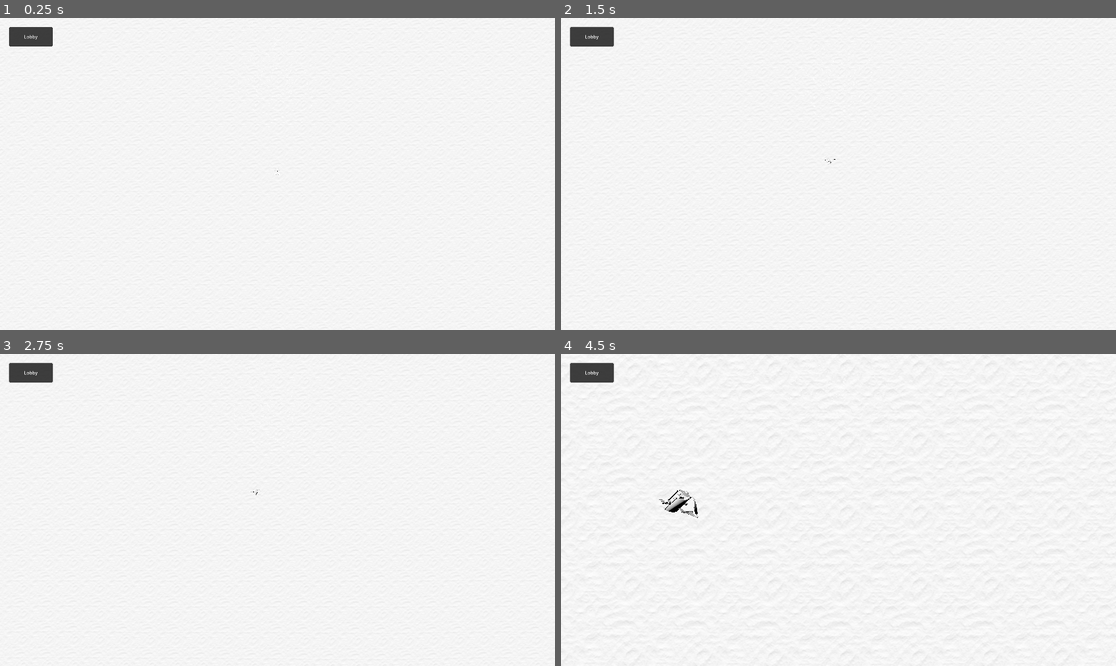
Above: before the commit, frames 1-4 (two rows, left to right).
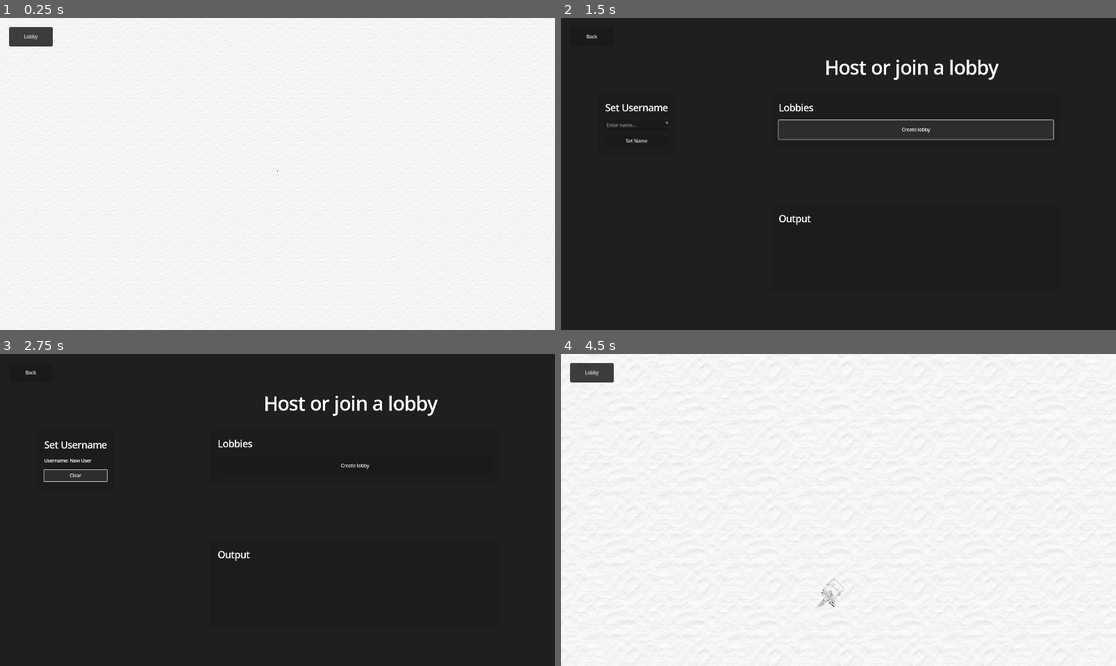
Above: after the commit, the same moments.

Repository: jakevanhalder/Pirates
Game: Godot game, scene res://scenes/game/Main.tscn
Two runs of this game, one before a commit and one after it. Both use one fixed random seed, a clock stepped at 60 frames per second and the inputs below. Before the commit the project starts from res://scenes/Main.tscn.
Inputs (mouse positions are in pixels of both pictures, inside the frame that each line leads up to):
- Up to frame 1 (0.25 s): no input
- Up to frame 2 (1.5 s): click "Lobby" at 0.5 s; click (916, 130) at 1.25 s, where only the run after the commit has a clickable "Create lobby"
- Up to frame 3 (2.75 s): click (77, 475) at 2 s, where only the run after the commit has a clickable "Set Name"
- Up to frame 4 (4.5 s): click (638, 475) at 2.75 s, where only the run after the commit has a clickable "Clear"; click (594, 372) at 3.5 s, where only the run after the commit has a clickable "Back"; tap Enter at 4.25 s; move the mouse to (810, 572) at 4.27 s; hold Up (ui_up) from 4.28 s (still down); hold Mouse wheel up (zoom_in) from 4.28 s (still down); click (810, 572) at 4.42 s

The runs differ from the first frame. In frame 1, less than 0.1% of the frame differs, in the area x 4-7%, y 5-7%; in frame 2, 99%, in the area x 0-100%, y 0-100%; in frame 3, 99%; in frame 4, 0.4%.

Commit message:
Implement base ui controls for game lobby user flow.

Diff:
--- a/game/project.godot
+++ b/game/project.godot
@@ -11,7 +11,7 @@
 [application]
 
 config/name="Pirates!"
-run/main_scene="res://scenes/Main.tscn"
+run/main_scene="res://scenes/game/Main.tscn"
 config/features=PackedStringArray("4.2", "Forward Plus")
 config/icon="res://icon.svg"
 
@@ -23,6 +23,10 @@
 [filesystem]
 
 import/fbx/enabled=false
+
+[gui]
+
+theme/default_font_multichannel_signed_distance_field=true
 
 [input]
 
--- a/game/scenes/Main.tscn
+++ b/game/scenes/game/Main.tscn
@@ -1,9 +1,9 @@
 [gd_scene load_steps=5 format=3 uid="uid://bmb84q275kof3"]
 
-[ext_resource type="PackedScene" uid="uid://obm26pf37jqd" path="res://scenes/RTSCamera.tscn" id="1_37nm4"]
-[ext_resource type="PackedScene" uid="uid://i63cnj8gkumo" path="res://scenes/WaterPlane.tscn" id="1_ikrn6"]
-[ext_resource type="PackedScene" uid="uid://m1y7lrsq4xkf" path="res://scenes/PlayerShip.tscn" id="3_416h7"]
-[ext_resource type="PackedScene" uid="uid://ccni3tahsnknh" path="res://ui/lobby/ConnectionPanel.tscn" id="4_yqfn5"]
+[ext_resource type="PackedScene" uid="uid://obm26pf37jqd" path="res://scenes/game/RTSCamera.tscn" id="1_37nm4"]
+[ext_resource type="PackedScene" uid="uid://i63cnj8gkumo" path="res://scenes/game/WaterPlane.tscn" id="1_ikrn6"]
+[ext_resource type="PackedScene" uid="uid://m1y7lrsq4xkf" path="res://scenes/game/PlayerShip.tscn" id="3_416h7"]
+[ext_resource type="PackedScene" uid="uid://ccni3tahsnknh" path="res://ui/game/LobbyButton.tscn" id="4_yqfn5"]
 
 [node name="World" type="Node3D"]
 
--- a/game/scenes/PlayerShip.tscn
+++ b/game/scenes/game/PlayerShip.tscn
@@ -1,7 +1,7 @@
 [gd_scene load_steps=4 format=3 uid="uid://m1y7lrsq4xkf"]
 
 [ext_resource type="PackedScene" uid="uid://dveuujr8dipfx" path="res://assets/models/GLB/ship-small.glb" id="1_j7cel"]
-[ext_resource type="Script" path="res://scripts/player_movement.gd" id="1_xoiuq"]
+[ext_resource type="Script" path="res://scripts/game/player_movement.gd" id="1_xoiuq"]
 
 [sub_resource type="BoxShape3D" id="BoxShape3D_827u4"]
 size = Vector3(0.200043, 0.470215, 0.481201)
--- a/game/scenes/RTSCamera.tscn
+++ b/game/scenes/game/RTSCamera.tscn
@@ -1,6 +1,6 @@
 [gd_scene load_steps=2 format=3 uid="uid://obm26pf37jqd"]
 
-[ext_resource type="Script" path="res://scripts/RTS_camera.gd" id="1_mwtui"]
+[ext_resource type="Script" path="res://scripts/game/RTS_camera.gd" id="1_mwtui"]
 
 [node name="RtsCamera" type="Node3D"]
 script = ExtResource("1_mwtui")
--- /dev/null
+++ b/game/scenes/lobby/Lobby.tscn
@@ -0,0 +1,54 @@
+[gd_scene load_steps=5 format=3 uid="uid://chc4ueto21hvo"]
+
+[ext_resource type="Script" path="res://scripts/lobby/BackButton.gd" id="1_23dqk"]
+[ext_resource type="PackedScene" uid="uid://bw7r7bd4iaccr" path="res://ui/lobby/UserName.tscn" id="2_2g8rs"]
+[ext_resource type="PackedScene" uid="uid://ddhwfnqk25qln" path="res://ui/lobby/LobbiesPanel.tscn" id="3_31ki0"]
+[ext_resource type="PackedScene" uid="uid://bpuk7rq1iel6c" path="res://ui/lobby/OutputPanel.tscn" id="4_ec85s"]
+
+[node name="Lobby" type="Node2D"]
+
+[node name="ColorRect" type="ColorRect" parent="."]
+offset_right = 1920.0
+offset_bottom = 1080.0
+color = Color(0.122252, 0.122252, 0.122252, 1)
+
+[node name="UI" type="CanvasLayer" parent="."]
+
+[node name="MainMenuPanel" type="PanelContainer" parent="UI"]
+offset_left = 32.0
+offset_top = 32.0
+offset_right = 182.0
+offset_bottom = 98.0
+
+[node name="BackButton" type="Button" parent="UI/MainMenuPanel"]
+layout_mode = 2
+text = "Back"
+script = ExtResource("1_23dqk")
+
+[node name="OutputPanel" parent="UI" instance=ExtResource("4_ec85s")]
+offset_left = 728.0
+offset_top = 648.0
+offset_right = 1728.0
+offset_bottom = 948.0
+
+[node name="LobbiesPanel" parent="UI" instance=ExtResource("3_31ki0")]
+offset_left = 728.0
+offset_top = 264.0
+offset_right = 1728.0
+offset_bottom = 445.0
+
+[node name="ConnectPanel" parent="UI" instance=ExtResource("2_2g8rs")]
+offset_left = 128.0
+offset_top = 264.0
+offset_right = 395.0
+offset_bottom = 471.0
+
+[node name="TitleLabel" type="Label" parent="UI"]
+offset_left = 912.0
+offset_top = 128.0
+offset_right = 1513.0
+offset_bottom = 218.0
+theme_override_font_sizes/font_size = 64
+text = "Host or join a lobby"
+
+[connection signal="pressed" from="UI/MainMenuPanel/BackButton" to="UI/MainMenuPanel/BackButton" method="_on_pressed"]
--- /dev/null
+++ b/game/scripts/lobby/BackButton.gd
@@ -0,0 +1,4 @@
+extends Button
+
+func _on_pressed() -> void:
+	get_tree().change_scene_to_file("res://scenes/game/Main.tscn")
--- /dev/null
+++ b/game/scripts/lobby/ServerConnectButton.gd
@@ -0,0 +1,19 @@
+extends Button
+
+@onready var user_name_textbox: TextEdit = $"../TextEdit"
+@onready var user_label: Label = $"../UsernameLabel"
+
+func _on_pressed() -> void:
+	var name = user_name_textbox.text.strip_edges()
+	if name == "":
+		name = "New User"
+
+	if self.text == "Clear":
+		self.text = "Set Name"
+		user_label.visible = false
+		user_name_textbox.visible = true
+	else:
+		self.text = "Clear"
+		user_name_textbox.visible = false
+		user_label.visible = true
+		user_label.text = "Username: " + name
--- /dev/null
+++ b/game/scripts/lobby/VBoxContainer.gd
@@ -0,0 +1,25 @@
+extends VBoxContainer
+
+func _ready() -> void:
+	add_to_group("user_list")
+
+func add_user_label(text: String) -> void:
+	text = text.strip_edges()
+	if text == "":
+		return
+	for child in get_children():
+		if child is Label and child.text == text:
+			return
+	var label = Label.new()
+	label.text = text
+	add_child(label)
+
+func remove_user_label(text: String) -> void:
+	text = text.strip_edges()
+	if text == "":
+		return
+	# find the first label with matching text and free it
+	for child in get_children():
+		if child is Label and child.text == text:
+			child.queue_free()
+			return
--- /dev/null
+++ b/game/ui/game/LobbyButton.gd
@@ -0,0 +1,4 @@
+extends Button
+
+func _on_pressed() -> void:
+	get_tree().change_scene_to_file("res://scenes/lobby/Lobby.tscn")
--- /dev/null
+++ b/game/ui/game/LobbyButton.tscn
@@ -0,0 +1,14 @@
+[gd_scene load_steps=2 format=3 uid="uid://ccni3tahsnknh"]
+
+[ext_resource type="Script" path="res://ui/game/LobbyButton.gd" id="1_jmggi"]
+
+[node name="ConnectionPanel" type="PanelContainer"]
+offset_right = 150.0
+offset_bottom = 66.0
+
+[node name="LobbyButton" type="Button" parent="."]
+layout_mode = 2
+text = "Lobby"
+script = ExtResource("1_jmggi")
+
+[connection signal="pressed" from="LobbyButton" to="LobbyButton" method="_on_pressed"]
--- a/game/ui/lobby/ConnectionPanel.tscn
+++ /dev/null
@@ -1,9 +0,0 @@
-[gd_scene format=3 uid="uid://ccni3tahsnknh"]
-
-[node name="ConnectionPanel" type="PanelContainer"]
-offset_right = 150.0
-offset_bottom = 66.0
-
-[node name="LobbyButton" type="Button" parent="."]
-layout_mode = 2
-text = "Lobby"
--- /dev/null
+++ b/game/ui/lobby/LobbiesPanel.tscn
@@ -0,0 +1,26 @@
+[gd_scene format=3 uid="uid://ddhwfnqk25qln"]
+
+[node name="LobbiesPanel" type="PanelContainer"]
+offset_right = 1000.0
+offset_bottom = 165.0
+
+[node name="MarginContainer" type="MarginContainer" parent="."]
+layout_mode = 2
+theme_override_constants/margin_left = 25
+theme_override_constants/margin_top = 25
+theme_override_constants/margin_right = 25
+theme_override_constants/margin_bottom = 25
+
+[node name="VBoxContainer" type="VBoxContainer" parent="MarginContainer"]
+layout_mode = 2
+theme_override_constants/separation = 20
+
+[node name="LobbiesLabel" type="Label" parent="MarginContainer/VBoxContainer"]
+layout_mode = 2
+theme_override_font_sizes/font_size = 32
+text = "Lobbies"
+
+[node name="CreateLobbyButton" type="Button" parent="MarginContainer/VBoxContainer"]
+custom_minimum_size = Vector2(0, 66)
+layout_mode = 2
+text = "Create lobby"
--- /dev/null
+++ b/game/ui/lobby/OutputPanel.tscn
@@ -0,0 +1,20 @@
+[gd_scene format=3 uid="uid://bpuk7rq1iel6c"]
+
+[node name="OutputPanel" type="PanelContainer"]
+offset_right = 1000.0
+offset_bottom = 300.0
+
+[node name="MarginContainer" type="MarginContainer" parent="."]
+layout_mode = 2
+theme_override_constants/margin_left = 25
+theme_override_constants/margin_top = 25
+theme_override_constants/margin_right = 25
+theme_override_constants/margin_bottom = 25
+
+[node name="VBoxContainer" type="VBoxContainer" parent="MarginContainer"]
+layout_mode = 2
+
+[node name="OutputLabel" type="Label" parent="MarginContainer/VBoxContainer"]
+layout_mode = 2
+theme_override_font_sizes/font_size = 32
+text = "Output"
--- /dev/null
+++ b/game/ui/lobby/UserName.tscn
@@ -0,0 +1,43 @@
+[gd_scene load_steps=2 format=3 uid="uid://bw7r7bd4iaccr"]
+
+[ext_resource type="Script" path="res://scripts/lobby/ServerConnectButton.gd" id="1_5yle5"]
+
+[node name="ConnectPanel" type="PanelContainer"]
+offset_right = 200.0
+offset_bottom = 70.0
+
+[node name="MarginContainer" type="MarginContainer" parent="."]
+layout_mode = 2
+theme_override_constants/margin_left = 25
+theme_override_constants/margin_top = 25
+theme_override_constants/margin_right = 25
+theme_override_constants/margin_bottom = 25
+
+[node name="VBoxContainer" type="VBoxContainer" parent="MarginContainer"]
+layout_mode = 2
+theme_override_constants/separation = 20
+alignment = 1
+
+[node name="Label" type="Label" parent="MarginContainer/VBoxContainer"]
+layout_mode = 2
+theme_override_font_sizes/font_size = 32
+text = "Set Username"
+
+[node name="TextEdit" type="TextEdit" parent="MarginContainer/VBoxContainer"]
+custom_minimum_size = Vector2(0, 32)
+layout_mode = 2
+theme_override_font_sizes/font_size = 16
+placeholder_text = "Enter name..."
+context_menu_enabled = false
+
+[node name="UsernameLabel" type="Label" parent="MarginContainer/VBoxContainer"]
+visible = false
+layout_mode = 2
+
+[node name="ServerNameButton" type="Button" parent="MarginContainer/VBoxContainer"]
+custom_minimum_size = Vector2(0, 40)
+layout_mode = 2
+text = "Set Name"
+script = ExtResource("1_5yle5")
+
+[connection signal="pressed" from="MarginContainer/VBoxContainer/ServerNameButton" to="MarginContainer/VBoxContainer/ServerNameButton" method="_on_pressed"]
Renamed: game/scenes/WaterPlane.tscn -> game/scenes/game/WaterPlane.tscn
Renamed: game/scripts/RTS_camera.gd -> game/scripts/game/RTS_camera.gd
Renamed: game/scripts/player_movement.gd -> game/scripts/game/player_movement.gd
